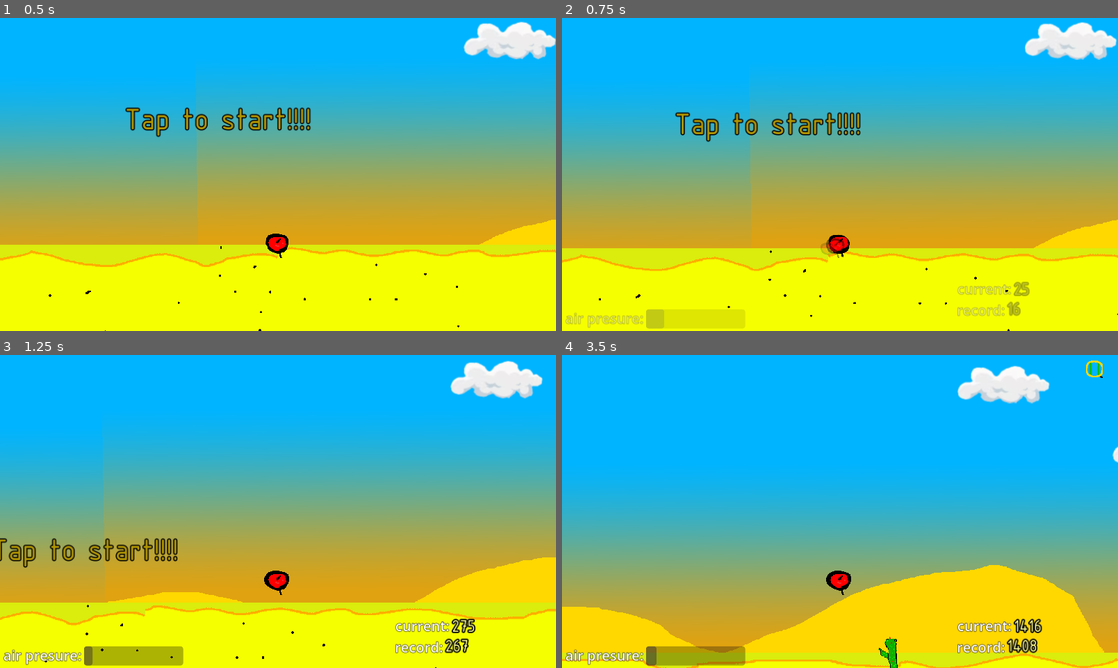
Above: before the commit, frames 1-4 (two rows, left to right).
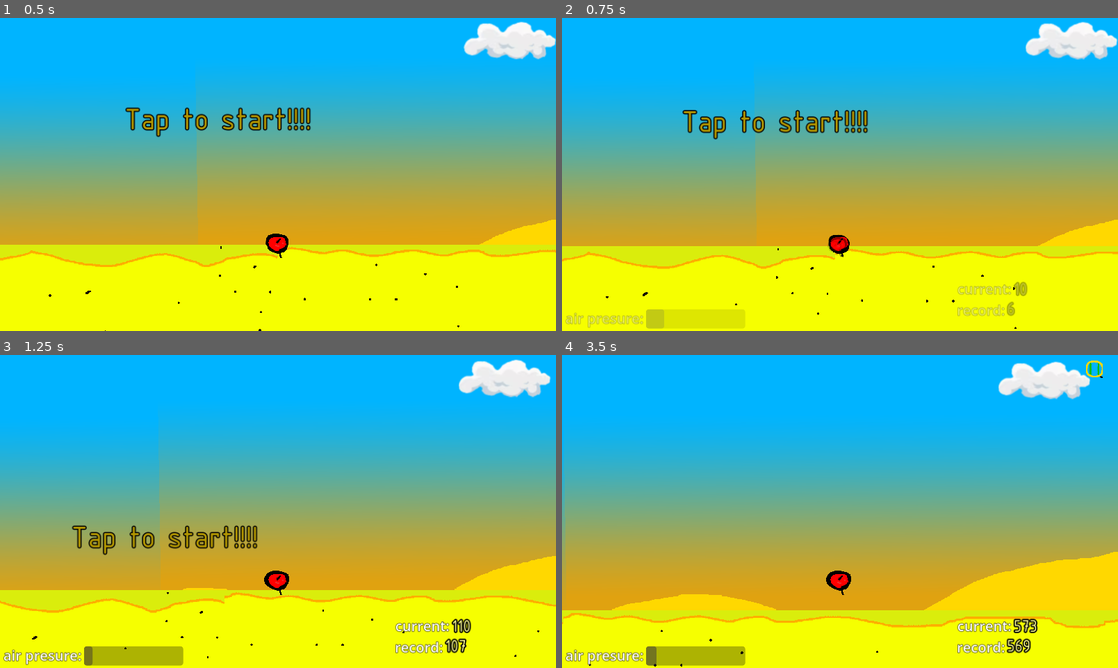
Above: after the commit, the same moments.

Repository: Nazarwadim/Sharik_fly
Game: Godot game, scene res://scenes/game/game.tscn
Two runs of this game, one before a commit and one after it. Both use one fixed random seed, a clock stepped at 60 frames per second and the inputs below. Sound files missing from this copy of the repository are replaced by a short silence.
Inputs (mouse positions are in pixels of both pictures, inside the frame that each line leads up to):
- Up to frame 1 (0.5 s): no input
- Up to frame 2 (0.75 s): tap Enter at 0.5 s; move the mouse to (840, 158) at 0.52 s; hold Keypad 8 (up) from 0.53 s (still down); click (840, 158) at 0.67 s
- Up to frame 3 (1.25 s): keep holding Keypad 8 (up)
- Up to frame 4 (3.5 s): tap Enter at 1.25, 2, 2.75 s; move the mouse to (728, 527) at 1.27 s; release Keypad 8 (up) at 1.28 s; hold Keypad 2 (down) 1.28-2.03 s; move the mouse to (895, 442) at 2.02 s; hold Keypad 8 (up) from 2.03 s (still down); move the mouse to (812, 574) at 2.77 s; click (812, 574) at 2.92 s

Frame 1 is identical in both runs. In frame 2, 4.5% of the frame differs, in the area x 0-100%, y 1-100%; in frame 3, 11%; in frame 4, 69%, in the area x 0-100%, y 2-100%.

Commit message:
Fix die state area2D entered

Diff:
--- a/project.godot
+++ b/project.godot
@@ -36,21 +36,21 @@
 [input]
 
 up={
-"deadzone": 0.1,
+"deadzone": 0.0,
 "events": [Object(InputEventKey,"resource_local_to_scene":false,"resource_name":"","device":-1,"window_id":0,"alt_press …(182 unchanged characters)…
 , Object(InputEventKey,"resource_local_to_scene":false,"resource_name":"","device":-1,"window_id":0,"alt_pressed":false,"shift_pressed":false,"ctrl_pressed":false,"meta_pressed":false,"pressed":false,"keycode":0,"physical_keycode":4194320,"key_label":0,"unicode":0,"echo":false,"script":null)
 , Object(InputEventKey,"resource_local_to_scene":false,"resource_name":"","device":-1,"window_id":0,"alt_pressed":false,"shift_pressed":false,"ctrl_pressed":false,"meta_pressed":false,"pressed":false,"keycode":0,"physical_keycode":87,"key_label":0,"unicode":119,"echo":false,"script":null)
 ]
 }
 down={
-"deadzone": 0.1,
+"deadzone": 0.0,
 "events": [Object(InputEventKey,"resource_local_to_scene":false,"resource_name":"","device":-1,"window_id":0,"alt_press …(182 unchanged characters)…
 , Object(InputEventKey,"resource_local_to_scene":false,"resource_name":"","device":-1,"window_id":0,"alt_pressed":false,"shift_pressed":false,"ctrl_pressed":false,"meta_pressed":false,"pressed":false,"keycode":0,"physical_keycode":4194322,"key_label":0,"unicode":0,"echo":false,"script":null)
 , Object(InputEventKey,"resource_local_to_scene":false,"resource_name":"","device":-1,"window_id":0,"alt_pressed":false,"shift_pressed":false,"ctrl_pressed":false,"meta_pressed":false,"pressed":false,"keycode":0,"physical_keycode":83,"key_label":0,"unicode":115,"echo":false,"script":null)
 ]
 }
 esc={
-"deadzone": 0.1,
+"deadzone": 0.0,
 "events": [Object(InputEventKey,"resource_local_to_scene":false,"resource_name":"","device":-1,"window_id":0,"alt_press …(182 unchanged characters)…
 ]
 }
--- a/scenes/Ball/StateDie.gd
+++ b/scenes/Ball/StateDie.gd
@@ -2,8 +2,8 @@
 
 
 func kaktus_entered(area2D) -> void:
-	ball.area_entered.disconnect(kaktus_entered)
 	if area2D is Kaktus:
+		ball.area_entered.disconnect(kaktus_entered)
 		interrupt_state.emit(self)
 
 func on_enter() -> void:
@@ -13,6 +13,7 @@
 
 func _die_anim_finished() -> void:
 	ball.hide()
+	ball.area_entered.connect(kaktus_entered)
 	ball.phisics.velocity = Vector2.ZERO
 	ball.phisics.speed = 0
 	SignalBus.player_died.emit(ball)
--- a/scenes/Ball/StateReady.gd
+++ b/scenes/Ball/StateReady.gd
@@ -1,6 +1,6 @@
 extends State
 @export var state_idle:State
-@export var state_die:State
+
 func on_enter():
 	if ball.phisics != null:
 		ball.phisics.speed = 0
@@ -8,7 +8,6 @@
 	ball.show()
 	animation.play("idle")
 	SignalBus.on_start_button_preased.connect(exit)
-	ball.area_entered.connect(state_die.kaktus_entered)
 
 func exit():
 	SignalBus.disconnect("on_start_button_preased",exit)
--- a/scenes/Ball/ball.tscn
+++ b/scenes/Ball/ball.tscn
@@ -124,10 +124,9 @@
 animation = NodePath("../AnimatedSprite")
 current_state = NodePath("StateReady")
 
-[node name="StateReady" type="Node" parent="StateMashine" node_paths=PackedStringArray("state_idle", "state_die")]
+[node name="StateReady" type="Node" parent="StateMashine" node_paths=PackedStringArray("state_idle")]
 script = ExtResource("13_uy5xt")
 state_idle = NodePath("../StateIdle")
-state_die = NodePath("../StateDie")
 can_move = false
 
 [node name="StateIdle" type="Node" parent="StateMashine" node_paths=PackedStringArray("state_down", "state_up", "state_die")]
@@ -152,5 +151,6 @@
 script = ExtResource("17_xvhhq")
 can_move = false
 
+[connection signal="area_entered" from="." to="StateMashine/StateDie" method="kaktus_entered"]
 [connection signal="tree_entered" from="HighestScore" to="HighestScore" method="_load_score"]
 [connection signal="tree_exiting" from="HighestScore" to="HighestScore" method="_save_score"]
--- a/scenes/game/game.tscn
+++ b/scenes/game/game.tscn
@@ -26,8 +26,7 @@
 
 [node name="Ball" parent="." instance=ExtResource("4_xad56")]
 scale = Vector2(0.6, 0.6)
-start_speed = 500.0
-start_speed_increase = 5.0
+start_speed_increase = 4.0
 
 [node name="RemoteTransform2D" type="RemoteTransform2D" parent="Ball"]
 position = Vector2(0, -250)
